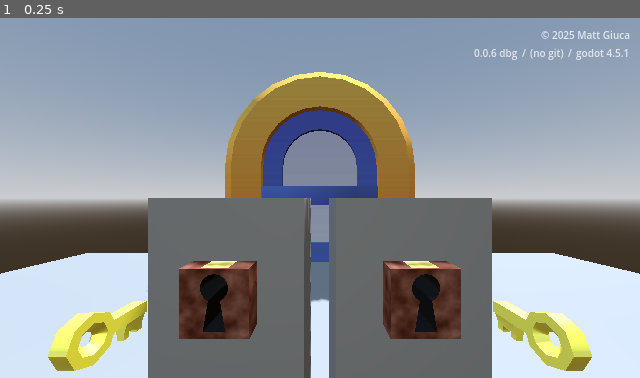
Above: before the commit, frame 1.
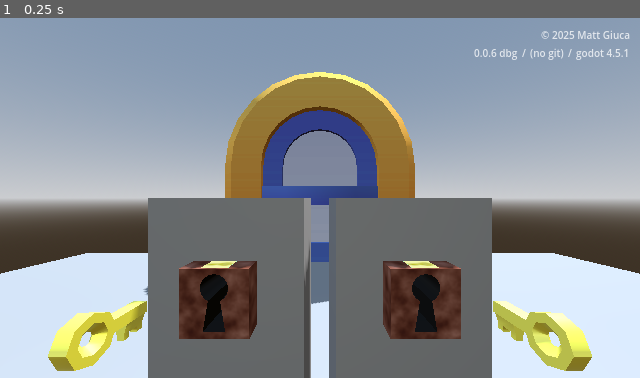
Above: after the commit, the same moment.

Repository: mgiuca/two-hands
Game: Godot game, scene res://scenes/main.tscn
Same seed, same stepped clock (60 frames per second), same inputs: the game is played once before the commit and once after it. Sound files missing from this copy of the repository are replaced by a short silence.
Inputs:
- Up to frame 1 (0.25 s): no input

The runs differ from the first frame. In frame 1, 0.6% of the frame differs, in the area x 19-88%, y 50-99%.

Commit message:
Fix shadows looking very pixelated.
Playing with Sun PSSM max distance and splits.

Custom value on babies level, otherwise most levels look pretty good
now.

Diff:
--- a/scenes/level.tscn
+++ b/scenes/level.tscn
@@ -36,6 +36,10 @@
 transform = Transform3D(-0.8660254, -0.43301278, 0.25, 0, 0.49999997, 0.86602545, -0.50000006, 0.75, -0.43301266, 0, 0, 0)
 light_energy = 0.4
 shadow_enabled = true
+shadow_bias = 0.6
+directional_shadow_mode = 1
+directional_shadow_split_1 = 0.3
+directional_shadow_max_distance = 15.0
 
 [node name="WorldEnvironment" type="WorldEnvironment" parent="."]
 environment = SubResource("Environment_mx8sn")
--- a/scenes/levels/babies.tscn
+++ b/scenes/levels/babies.tscn
@@ -112,6 +112,9 @@
 activator1 = NodePath("Baby1")
 activator2 = NodePath("Baby2")
 
+[node name="Sun" parent="." index="0"]
+directional_shadow_split_1 = 0.116
+
 [node name="BottleLeft" parent="." index="4" instance=ExtResource("2_t0qa0")]
 
 [node name="BottleRight" parent="." index="5" instance=ExtResource("2_t0qa0")]
